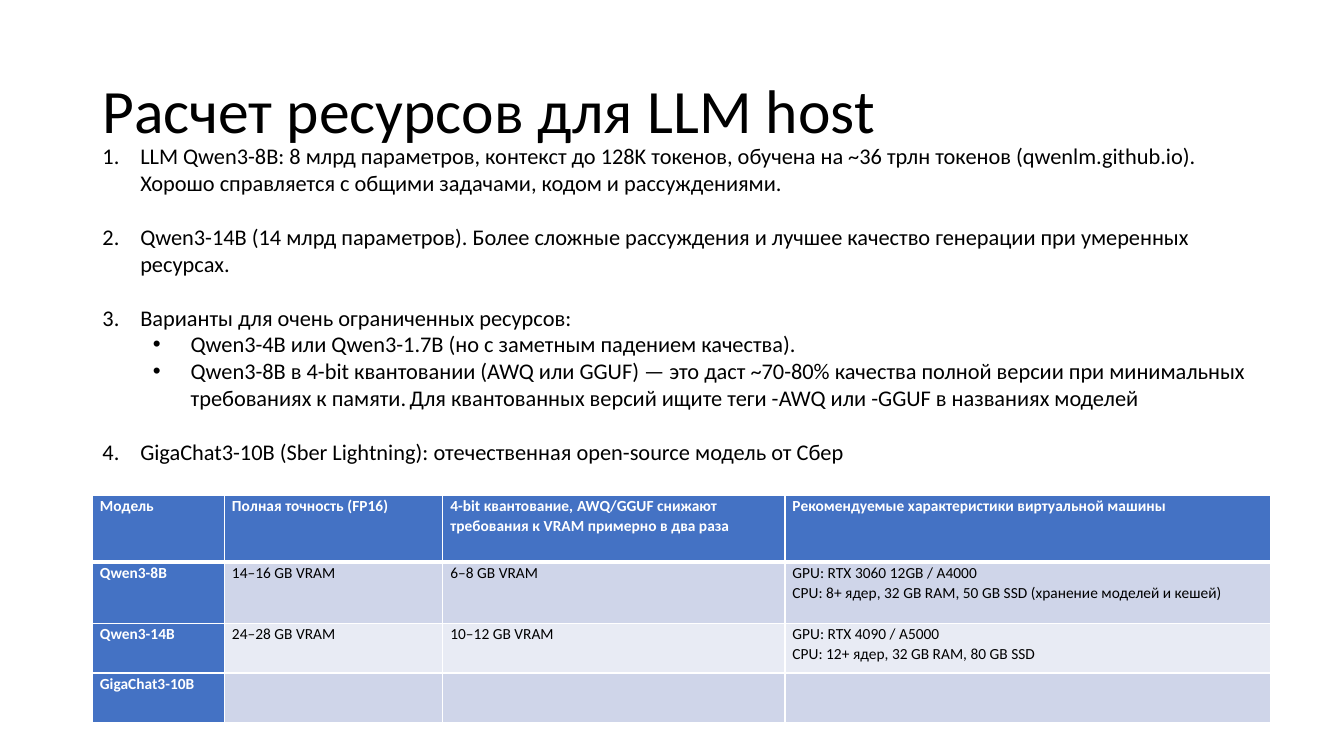
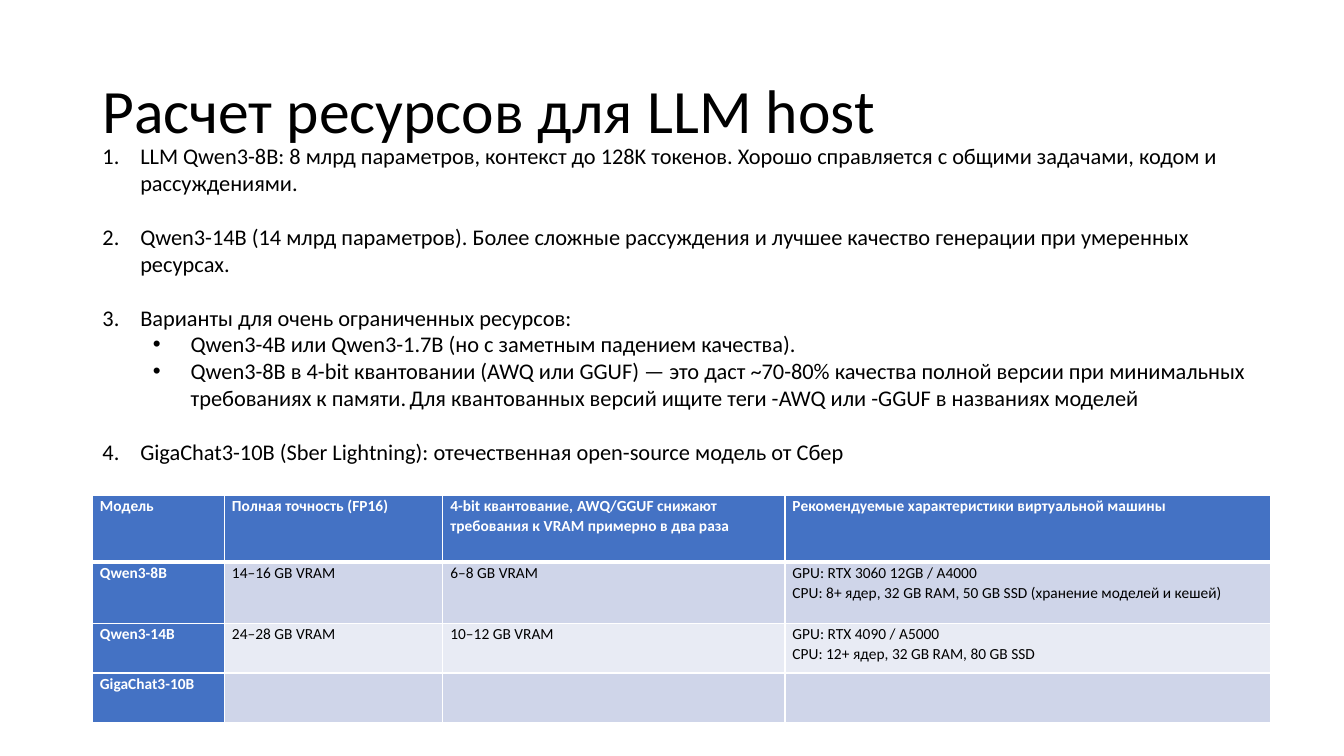
Before and after one commit to yurichernyshov/Safety-GenAI-course, a slide deck: slide 6 of Labs/1/Настройка инфраструктуры.pptx. Drawn at 1344x756 pixels with LibreOffice and Linux fonts; fonts in the diff are those of the drawing; background and template pictures are left out. Boxes give left, top, right and bottom in pixels: in the first picture for what was removed or moved away, otherwise in the second. Text is boxed around its words. In the diff, an @@ line names an element or a change of style, - is before the commit and + after.

```diff
--- a/Labs/1/Настройка инфраструктуры.pptx
+++ b/Labs/1/Настройка инфраструктуры.pptx
@@ text at (x1=140, y1=148, x2=1216, y2=195): text changed @@
-1. LLM Qwen3-8B: 8 млрд параметров, контекст до 128K токенов, обучена на ~36 трлн токенов (qwenlm.github.io). Хорошо справляется с общими задачами, кодом и рассуждениями.
+1. LLM Qwen3-8B: 8 млрд параметров, контекст до 128K токенов. Хорошо справляется с общими задачами, кодом и рассуждениями.
```
Also in this commit, not shown: 7 other slides changed, 1 slide removed.
